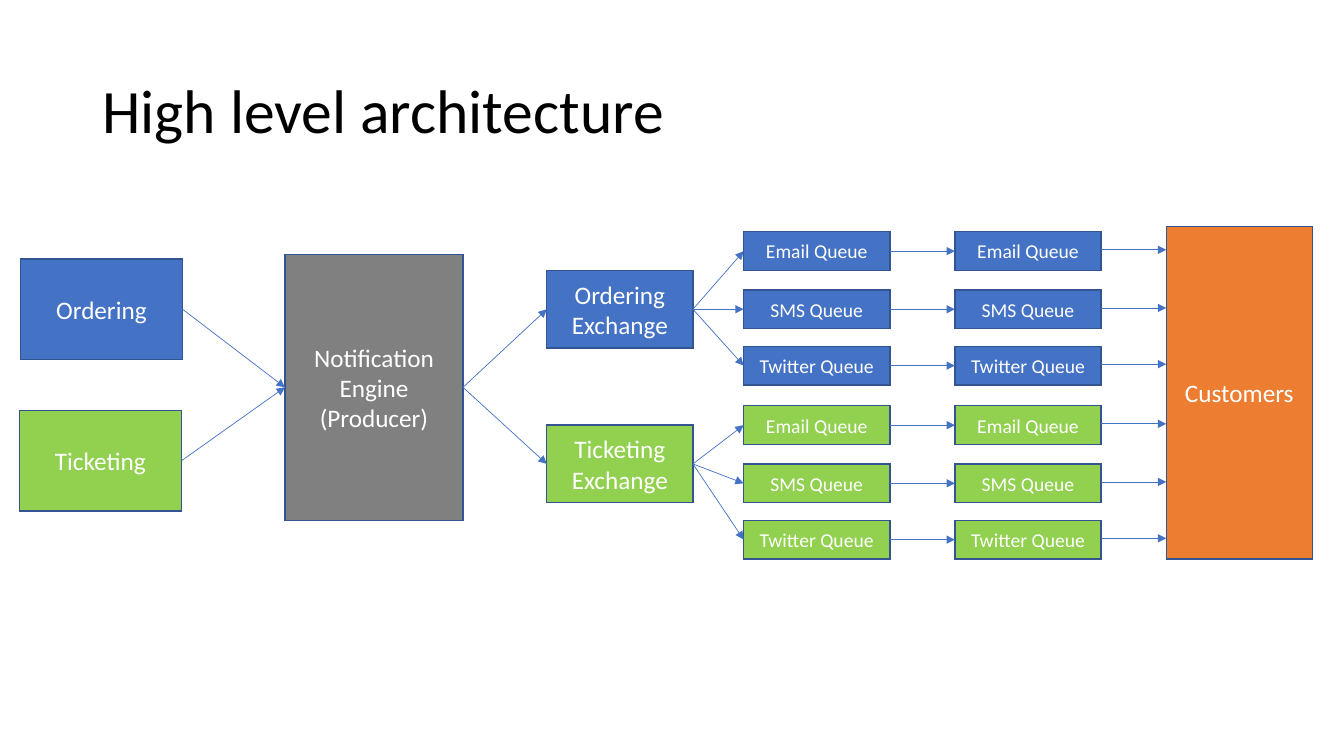
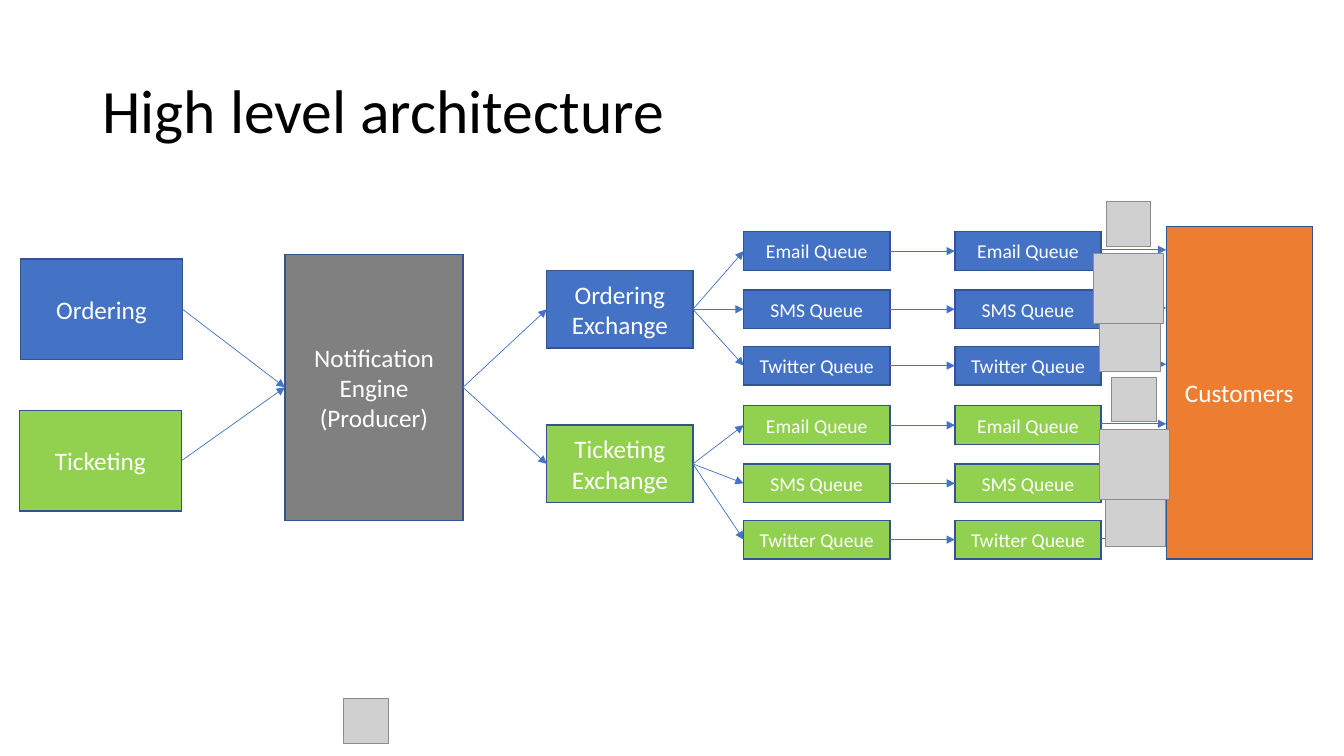
Before and after one commit to sulabhvikas/genericnotificationsystem, a slide deck: slide 4 of docs/genericnotificationsystem.pptx. Drawn at 1344x756 pixels with LibreOffice and Linux fonts; fonts in the diff are those of the drawing; grey boxes stand for pictures. Boxes give left, top, right and bottom in pixels: in the first picture for what was removed or moved away, otherwise in the second. Text is boxed around its words. In the diff, an @@ line names an element or a change of style, - is before the commit and + after.

Commit message:
cleanup code - presentation slides

```diff
--- a/docs/genericnotificationsystem.pptx
+++ b/docs/genericnotificationsystem.pptx
@@ picture added at (1106,202,1150,246) @@
@@ picture added at (1094,253,1164,323) @@
@@ picture added at (1100,312,1160,372) @@
@@ picture added at (1112,377,1156,421) @@
@@ picture added at (1099,430,1169,499) @@
@@ arrow removed from (1101, 482) to (1167, 482) @@
@@ picture added at (1106,487,1167,547) @@
@@ picture added at (344,699,388,743) @@
```
Also in this commit, not shown: 2 other files.
